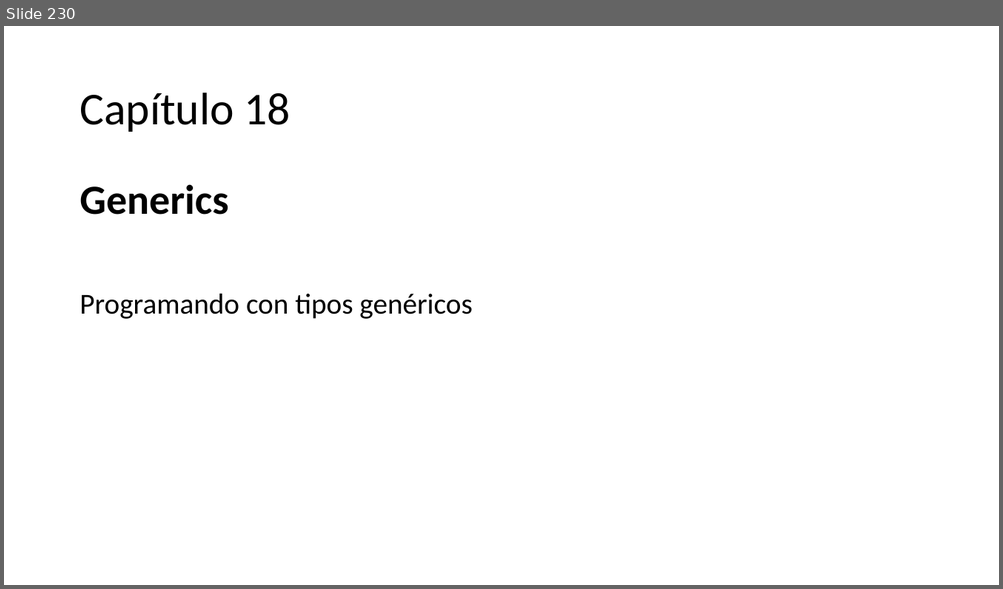
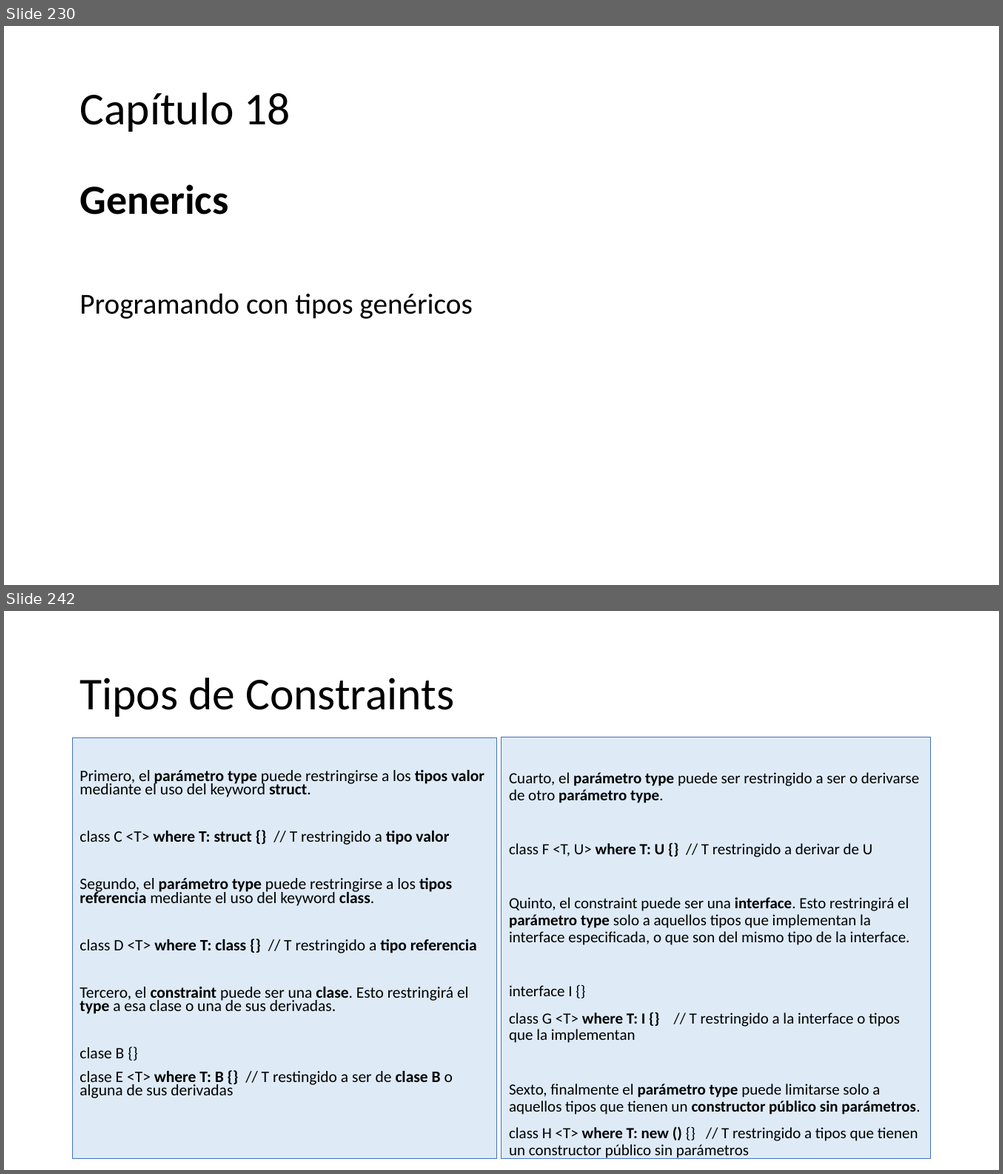
Before and after one commit to AlbertOsinaga/CursoCSharp__8, a slide deck: CSharpQuickReferencia.pptx. Shown one above the other, each under a label of ours: slide 230 before the commit, slides 230 and 242 after it; the slides between them are not shown. The pictures are 1003x589 and 1003x1174 pixels, drawn with LibreOffice and Linux fonts; fonts in the diff are those of the drawing. Boxes give left, top, right and bottom in pixels: in the first picture for what was removed or moved away, otherwise in the second. Text is boxed around its words. In the diff, an @@ line names an element or a change of style, - is before the commit and + after.

```diff
--- a/CSharpQuickReferencia.pptx
+++ b/CSharpQuickReferencia.pptx
@@ slide 242 added at (4,611,999,1170), background #FFFFFF @@
@@ title added at (79,678,454,717), 44 pt, text #000000 @@
+Tipos de Constraints
@@ text added at (73,738,496,1159), fill #DEEBF7, outline #4472C4 0.75 pt, 15.4 pt, text #000000 @@
+Primero, el parámetro type puede restringirse a los tipos valor mediante el uso del keyword struct.
+class C <T> where T: struct {} // T restringido a tipo valor
+Segundo, el parámetro type puede restringirse a los tipos referencia mediante el uso del keyword class.
+class D <T> where T: class {} // T restringido a tipo referencia
+Tercero, el constraint puede ser una clase. Esto restringirá el type a esa clase o una de sus derivadas.
+clase B {}
+clase E <T> where T: B {} // T restingido a ser de clase B o alguna de sus derivadas
@@ rectangle added at (502,738,930,1159), fill #DEEBF7, outline #4472C4 0.75 pt, 15 pt, text #000000 @@
+Cuarto, el parámetro type puede ser restringido a ser o derivarse de otro parámetro type.
+class F <T, U> where T: U {} // T restringido a derivar de U
+Quinto, el constraint puede ser una interface. Esto restringirá el parámetro type solo a aquellos tipos que implementan la interface especificada, o que son del mismo tipo de la interface.
+interface I {}
+class G <T> where T: I {} // T restringido a la interface o tipos que la implementan
+Sexto, finalmente el parámetro type puede limitarse solo a aquellos tipos que tienen un constructor público sin parámetros.
+class H <T> where T: new () {} // T restringido a tipos que tienen un constructor público sin parámetros
```
Also in this commit, not shown: 14 other slides added, 1 other file.
